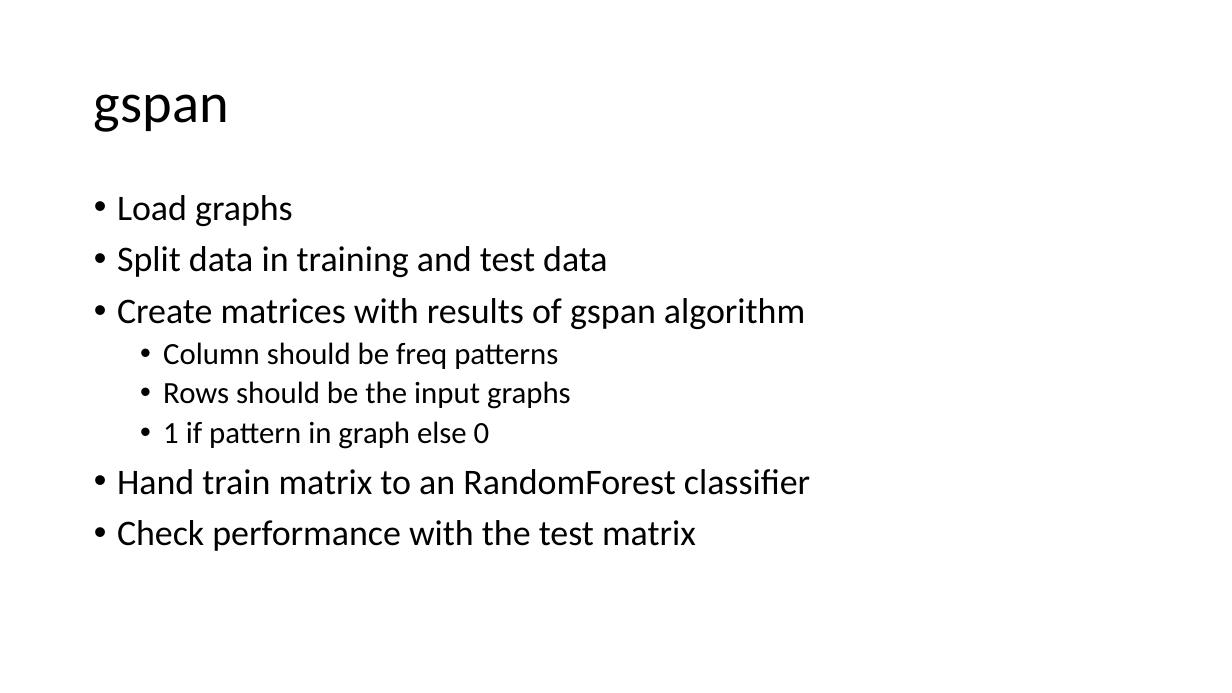
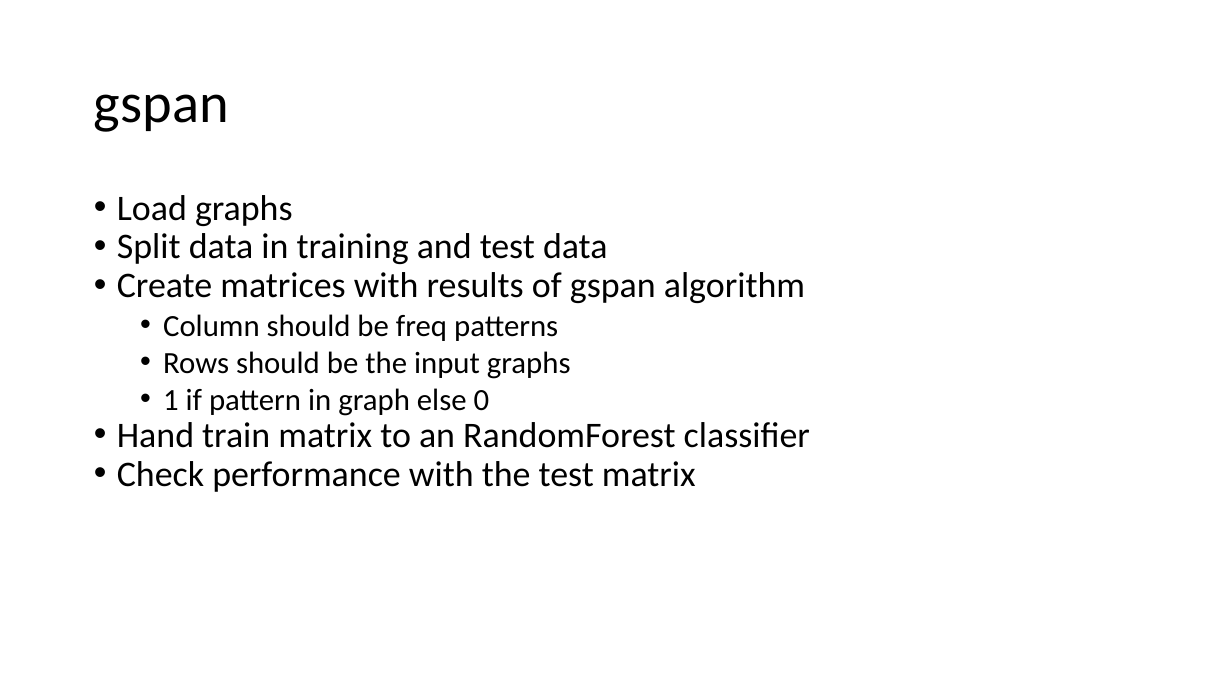
Before and after one commit to Reveret/DataMining, a slide deck: slide 5 of präsi_graph_mining.pptx. Drawn at 1232x693 pixels with LibreOffice and Linux fonts; fonts in the diff are those of the drawing. Boxes give left, top, right and bottom in pixels: in the first picture for what was removed or moved away, otherwise in the second. Text is boxed around its words. In the diff, an @@ line names an element or a change of style, - is before the commit and + after.

```diff
--- a/präsi_graph_mining.pptx
+++ b/präsi_graph_mining.pptx
@@ text "Load graphs" at (117, 195, 810, 492): less space between paragraphs; line spacing 0.9 to 1 @@
```
Also in this commit, not shown: 4 other slides changed, 6 slides added, 1 slide removed, 20 other files.
